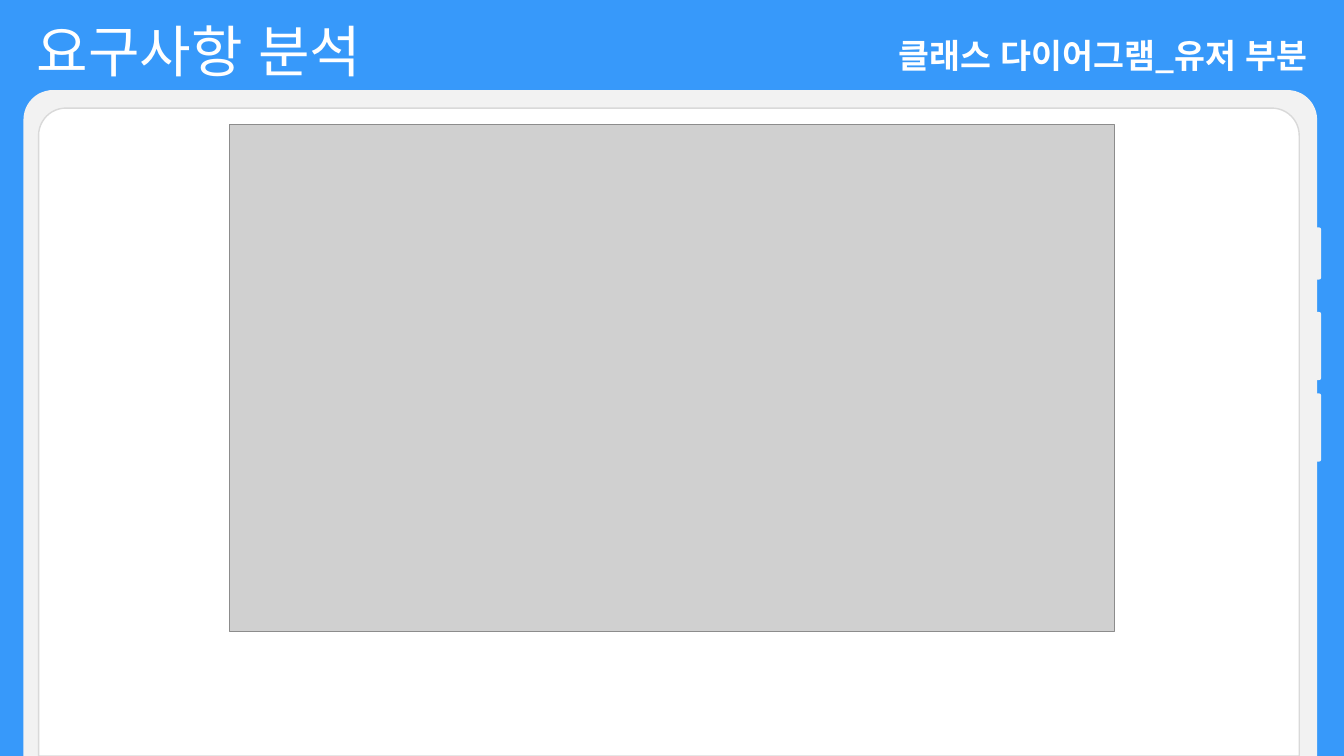
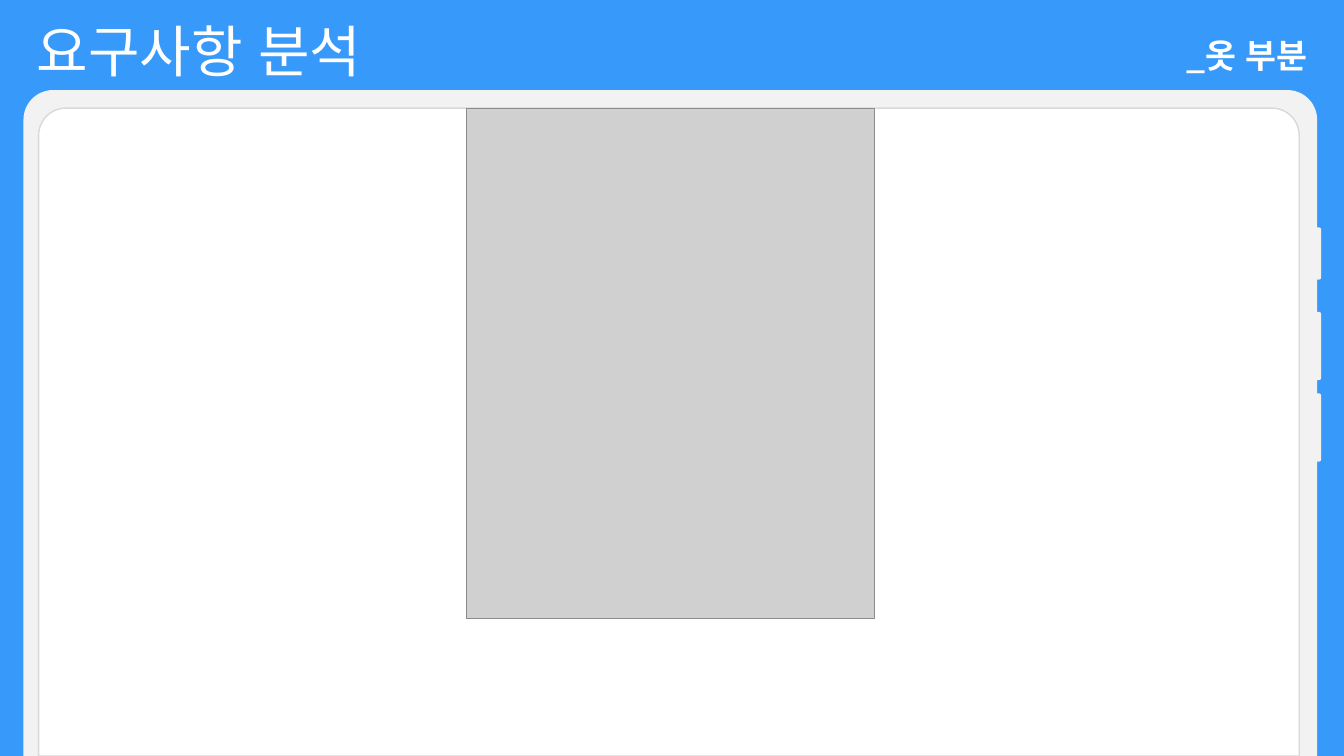
Before and after one commit to choign3123/SE_7, a slide deck: slide 13 of 발표/소프트웨어공학 발표_gn.pptx (slide 14 before the commit). Drawn at 1344x756 pixels with LibreOffice and Linux fonts; fonts in the diff are those of the drawing; grey boxes stand for pictures. Boxes give left, top, right and bottom in pixels: in the first picture for what was removed or moved away, otherwise in the second. Text is boxed around its words. In the diff, an @@ line names an element or a change of style, - is before the commit and + after.

```diff
--- a/발표/소프트웨어공학 발표_gn.pptx
+++ b/발표/소프트웨어공학 발표_gn.pptx
@@ text at (1186,40,1307,73): text changed @@
-클래스 다이어그램_유저 부분
+_옷 부분
@@ picture added at (466,108,874,618) @@
@@ picture removed at (230,125,1115,631) @@
```
Also in this commit, not shown: 2 other slides changed, 24 slides removed, 2 other files.
